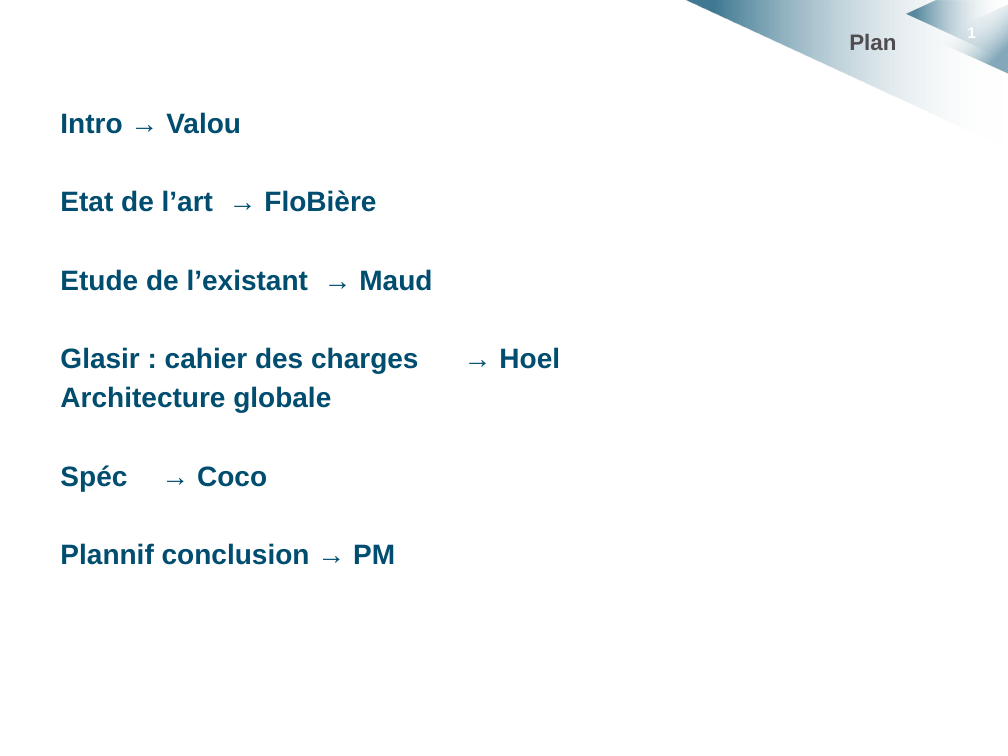
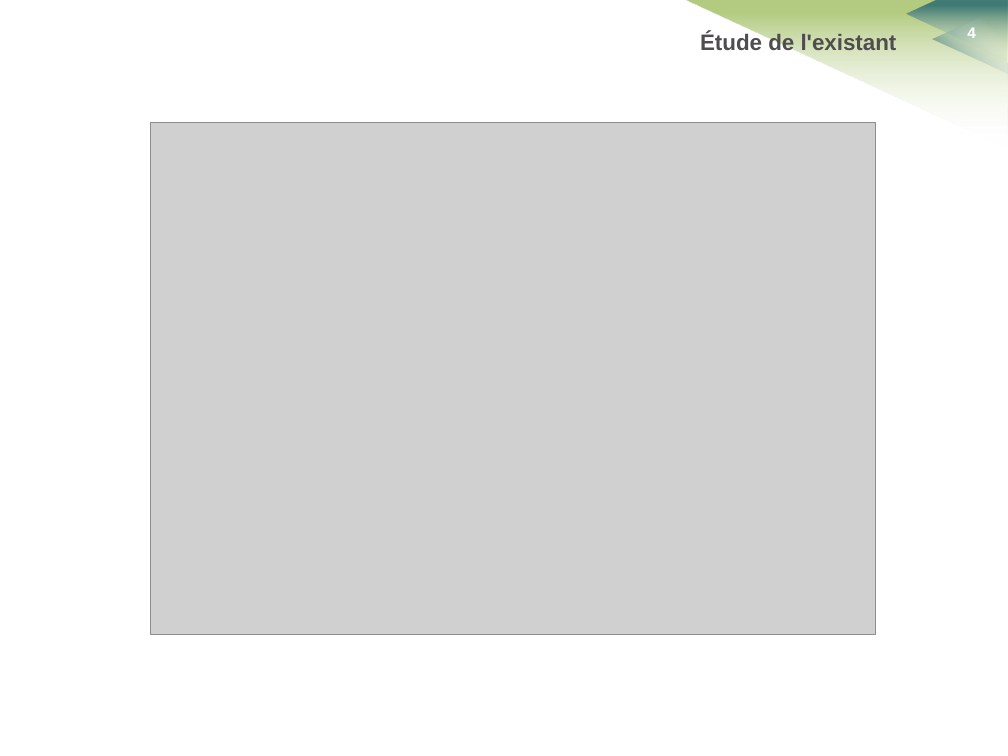
Before and after one commit to HKervadec/korrigolo, a slide deck: slide 4 of soutenances/projet_decembre/etude_existant.pptx (slide 1 before the commit). Drawn at 1008x756 pixels with LibreOffice and Linux fonts; fonts in the diff are those of the drawing; grey boxes stand for pictures; background and template pictures are left out. Boxes give left, top, right and bottom in pixels: in the first picture for what was removed or moved away, otherwise in the second. Text is boxed around its words. In the diff, an @@ line names an element or a change of style, - is before the commit and + after.

Commit message:
existant maggle

```diff
--- a/soutenances/projet_decembre/etude_existant.pptx
+++ b/soutenances/projet_decembre/etude_existant.pptx
@@ freeform shape at [684,0,1008,148]: fill gradient #FFFFFF to #004D6F to gradient #FFFFFF to #9BBB59; outline redrawn @@
@@ freeform shape at [907,1,1007,60]: outline redrawn @@
@@ triangle at [933,5,1008,73]: proportions changed @@
@@ page number at [967,28,976,38]: text changed @@
-1
+4
@@ text at [700,32,897,55]: text changed @@
-Plan
+Étude de l'existant
@@ text removed at [60,112,432,565] @@
-Intro → Valou
-Etat de l’art → FloBière
-Etude de l’existant → Maud
-Glasir : cahier des charges → Hoel
-Architecture globale
-Spéc → Coco
-Plannif conclusion → PM
@@ picture added at [151,123,876,635] @@
```
Also in this commit, not shown: 4 slides added, 6 other files.
